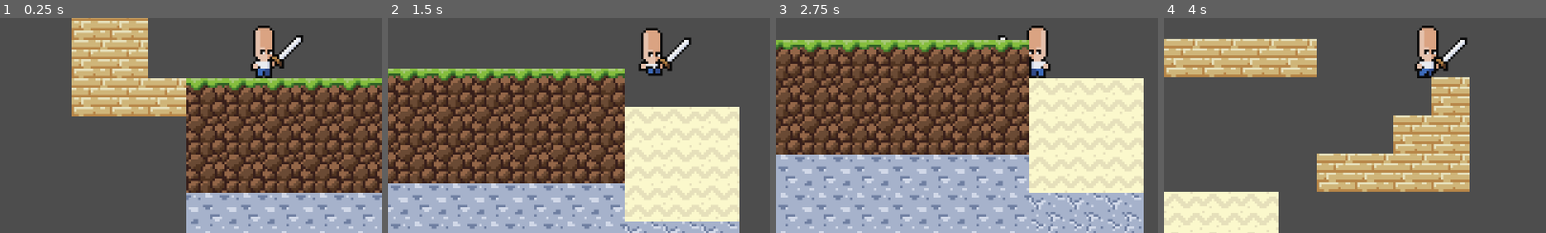
Above: before the commit, frames 1-4 (left to right).
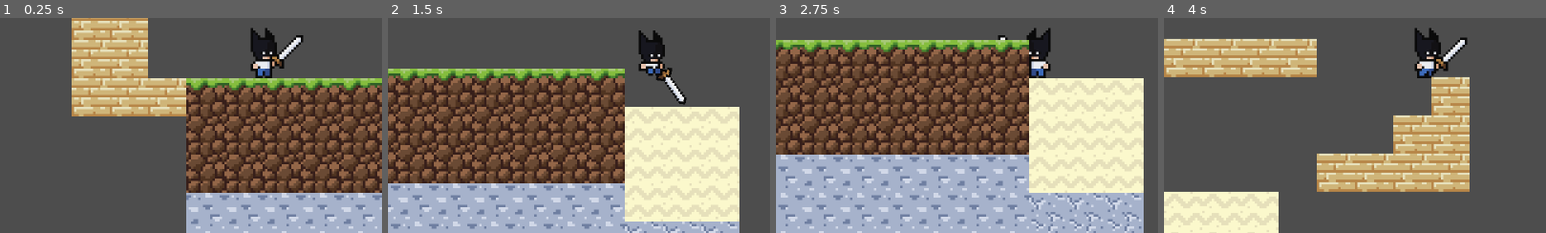
Above: after the commit, the same moments.

Repository: michasng/kaes
Game: Godot game, scene res://scenes/game.tscn
Two runs of this game, one before a commit and one after it. Both use one fixed random seed, a clock stepped at 60 frames per second and the inputs below.
Inputs (mouse positions are % of the whole screen's width and height, from its top left):
- Up to frame 1 (0.25 s): no input
- Up to frame 2 (1.5 s): tap Enter at 0.5 s; move the mouse to (72, 45) at 0.52 s; hold D (right) from 0.53 s (still down); click (72, 45) at 0.6 s; tap Space (jump) at 0.77 s; move the mouse to (30, 55) at 1.27 s; click (30, 55) at 1.35 s
- Up to frame 3 (2.75 s): tap Space (jump) at 1.52 s; move the mouse to (60, 28) at 2.02 s; release D (right) at 2.03 s; hold A (left) from 2.03 s (still down); click (60, 28) at 2.1 s
- Up to frame 4 (4 s): move the mouse to (45, 70) at 2.77 s; release A (left) at 2.78 s; hold D (right) from 2.78 s (still down); click (45, 70) at 2.85 s; tap Space (jump) at 3.02, 3.77 s; move the mouse to (80, 65) at 3.52 s; click (80, 65) at 3.6 s
The pictures show only the part of the screen within x 16-66%, y 40-90%; the shares and areas given below are measured in that part.

The runs differ from the first frame. In frame 1, 0.8% of the frame differs, in the area x 65-73%, y 3-21%; in frame 2, 1.7%, in the area x 65-80%, y 4-41%; in frame 3, 0.7%; in frame 4, 0.8%.

Commit message:
Add a sword use animation

Diff:
--- a/project.godot
+++ b/project.godot
@@ -63,6 +63,12 @@
 , Object(InputEventJoypadButton,"resource_local_to_scene":false,"resource_name":"","device":-1,"button_index":0,"pressure":0.0,"pressed":true,"script":null)
 ]
 }
+use={
+"deadzone": 0.2,
+"events": [Object(InputEventMouseButton,"resource_local_to_scene":false,"resource_name":"","device":-1,"window_id":0,"alt_pressed":false,"shift_pressed":false,"ctrl_pressed":false,"meta_pressed":false,"button_mask":1,"position":Vector2(351, 35),"global_position":Vector2(365, 108),"factor":1.0,"button_index":1,"canceled":false,"pressed":true,"double_click":false,"script":null)
+, Object(InputEventJoypadButton,"resource_local_to_scene":false,"resource_name":"","device":-1,"button_index":2,"pressure":0.0,"pressed":true,"script":null)
+]
+}
 
 [rendering]
 
--- /dev/null
+++ b/scenes/items/sword.gd
@@ -0,0 +1,7 @@
+class_name Sword extends Node2D
+
+@onready var animation_player: AnimationPlayer = $AnimationPlayer
+
+func _physics_process(_delta: float) -> void:
+	if Input.is_action_just_pressed("use"):
+		animation_player.play("use")
--- a/scenes/items/sword.tscn
+++ b/scenes/items/sword.tscn
@@ -1,9 +1,43 @@
-[gd_scene load_steps=2 format=3 uid="uid://dncqe48opxhn2"]
+[gd_scene load_steps=6 format=3 uid="uid://dncqe48opxhn2"]
 
 [ext_resource type="Texture2D" uid="uid://b8wqhl8cg0bu4" path="res://textures/items/sword.png" id="1_76q7b"]
+[ext_resource type="Script" uid="uid://cs0vskn1jkgbx" path="res://scenes/items/sword.gd" id="1_i5ed0"]
+
+[sub_resource type="Animation" id="Animation_i5ed0"]
+resource_name = "use"
+length = 0.2
+tracks/0/type = "value"
+tracks/0/imported = false
+tracks/0/enabled = true
+tracks/0/path = NodePath("Anchor:rotation")
+tracks/0/interp = 1
+tracks/0/loop_wrap = true
+tracks/0/keys = {
+"times": PackedFloat32Array(0, 0.0333333, 0.1, 0.2),
+"transitions": PackedFloat32Array(1, 1, 1, 1),
+"update": 0,
+"values": [0.0, -0.785398, 2.0944, 0.0]
+}
+
+[sub_resource type="Animation" id="Animation_l3uod"]
+length = 0.001
+
+[sub_resource type="AnimationLibrary" id="AnimationLibrary_l3uod"]
+_data = {
+&"RESET": SubResource("Animation_l3uod"),
+&"use": SubResource("Animation_i5ed0")
+}
 
 [node name="Sword" type="Node2D"]
+script = ExtResource("1_i5ed0")
 
-[node name="Sprite2D" type="Sprite2D" parent="."]
+[node name="Anchor" type="Node2D" parent="."]
+
+[node name="Sprite2D" type="Sprite2D" parent="Anchor"]
 position = Vector2(5, -5)
 texture = ExtResource("1_76q7b")
+
+[node name="AnimationPlayer" type="AnimationPlayer" parent="."]
+libraries = {
+&"": SubResource("AnimationLibrary_l3uod")
+}
--- a/scenes/player/player.tscn
+++ b/scenes/player/player.tscn
@@ -4,7 +4,7 @@
 [ext_resource type="Script" uid="uid://c44nhl6hx0x7a" path="res://scenes/common/character.gd" id="1_5gtgg"]
 [ext_resource type="Script" uid="uid://bekl7pudxq13t" path="res://scenes/player/player_sprite.gd" id="2_qek5x"]
 [ext_resource type="Script" uid="uid://c3kw622vmdasi" path="res://scenes/common/state_machine/state_machine.gd" id="3_lvxji"]
-[ext_resource type="Texture2D" uid="uid://d2hj45dgy24mn" path="res://textures/characters/hats/forehead.png" id="4_5gtgg"]
+[ext_resource type="Texture2D" uid="uid://cffirdv1hcem7" path="res://textures/characters/hats/bat.png" id="4_h17s1"]
 [ext_resource type="Script" uid="uid://bod6g0tox0jln" path="res://scenes/common/character_movement/idle_movement_state.gd" id="4_p47bc"]
 [ext_resource type="Script" uid="uid://mbt8kxhtg5bx" path="res://scenes/common/character_movement/jump_movement_state.gd" id="5_0owmy"]
 [ext_resource type="Script" uid="uid://d4hml4ekg31ch" path="res://scenes/common/character_movement/walk_movement_state.gd" id="6_qek5x"]
@@ -92,15 +92,14 @@
 
 [node name="AnimatedSprite2D" type="AnimatedSprite2D" parent="."]
 sprite_frames = SubResource("SpriteFrames_tuyoq")
-animation = &"walk"
+animation = &"idle"
 script = ExtResource("2_qek5x")
 
 [node name="OnHead" type="Node2D" parent="AnimatedSprite2D"]
 
 [node name="HatSprite2D" type="Sprite2D" parent="AnimatedSprite2D/OnHead"]
 position = Vector2(0, -7)
-texture = ExtResource("4_5gtgg")
-offset = Vector2(0, 1)
+texture = ExtResource("4_h17s1")
 
 [node name="InHand" type="Node2D" parent="AnimatedSprite2D"]
 show_behind_parent = true
Not shown, added: scenes/items/sword.gd.uid
